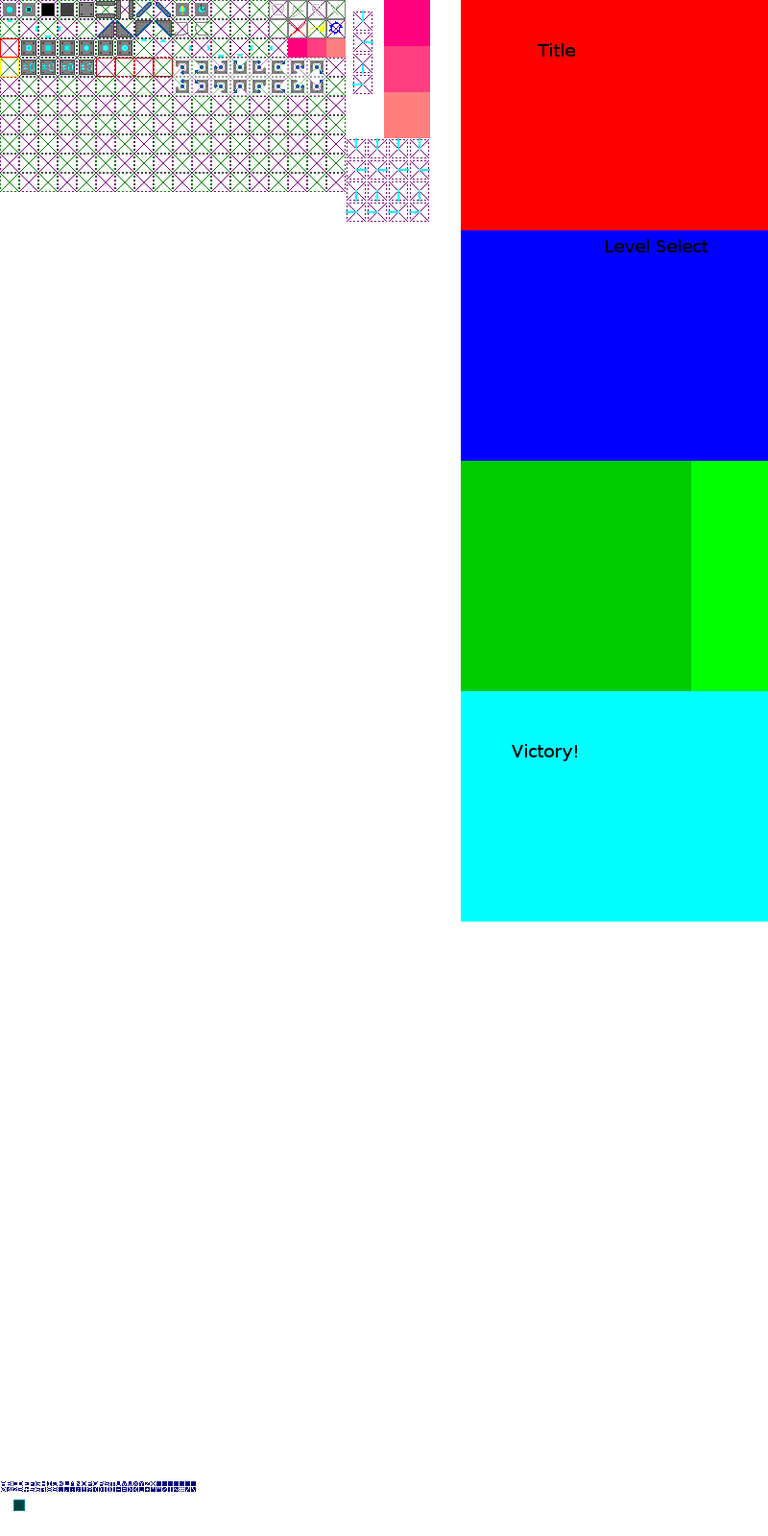
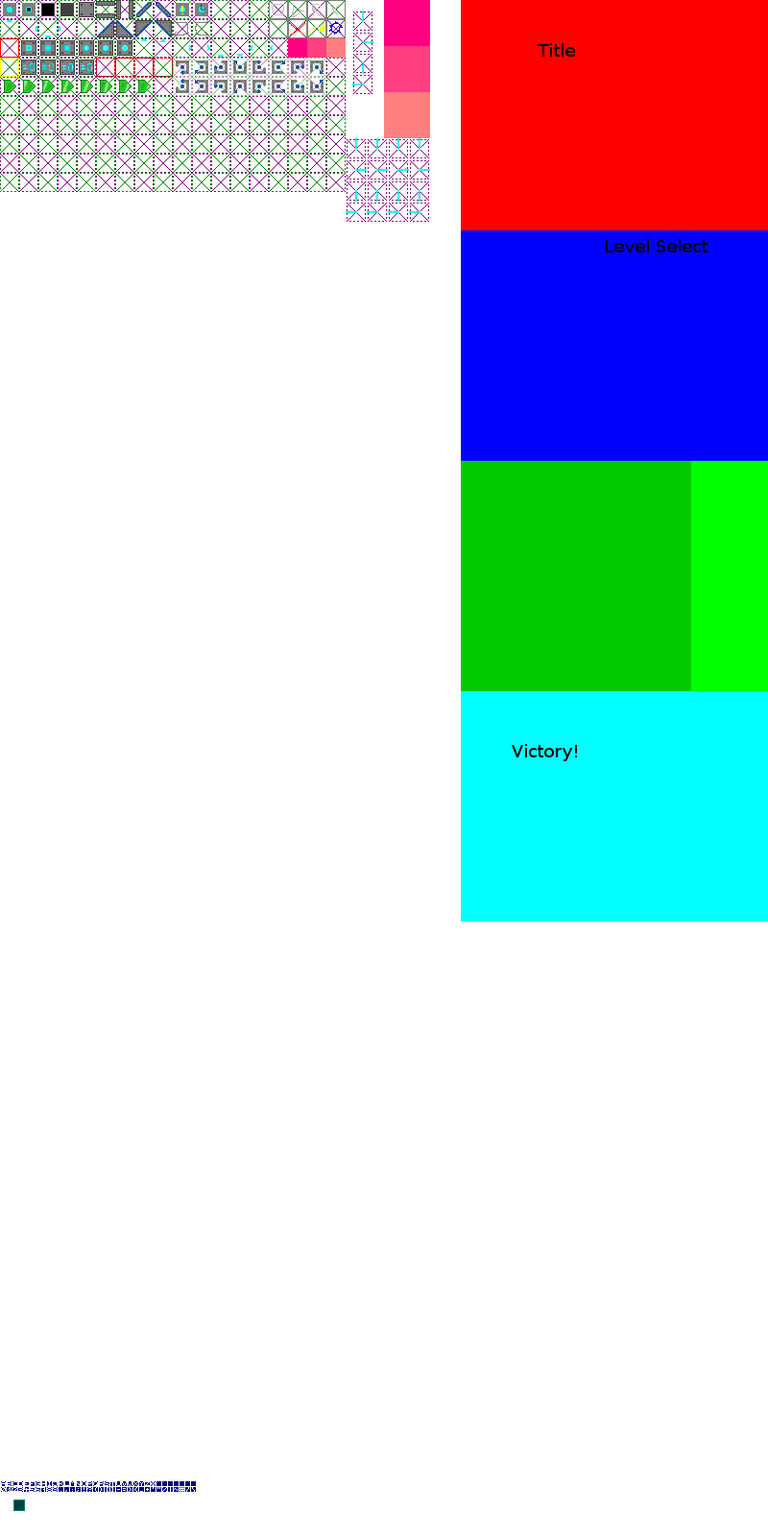
Layers edited between the first and the second w=768, h=1536 image:
painted on "stuff" over [3, 79, 151, 94]
